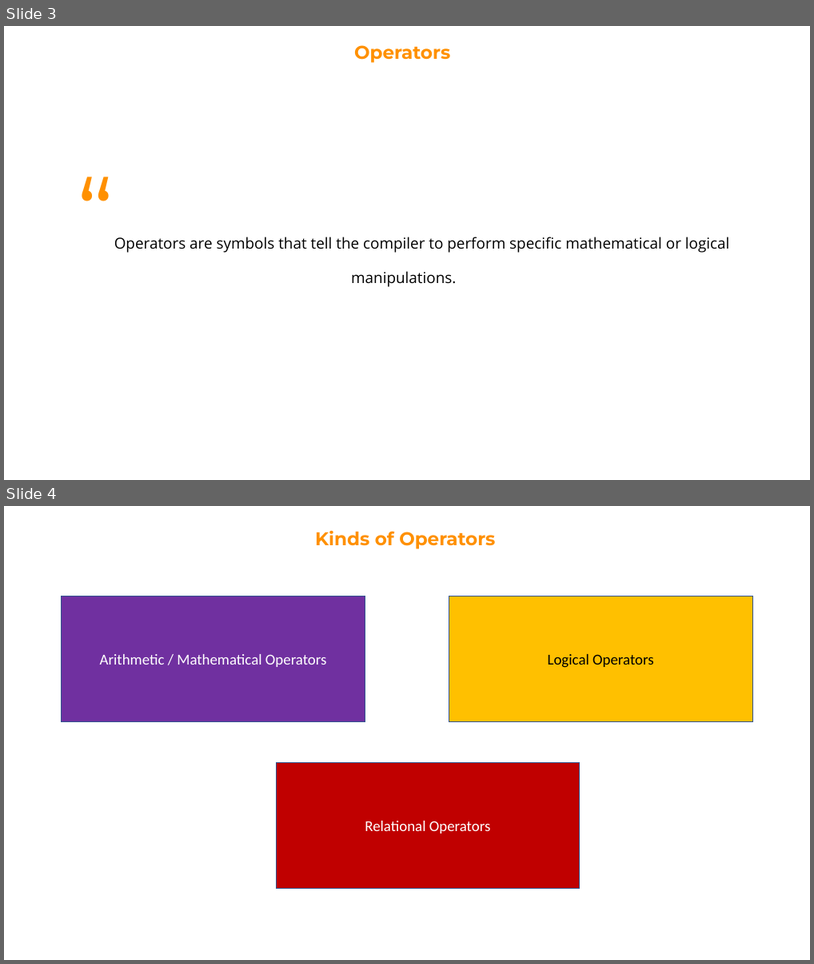
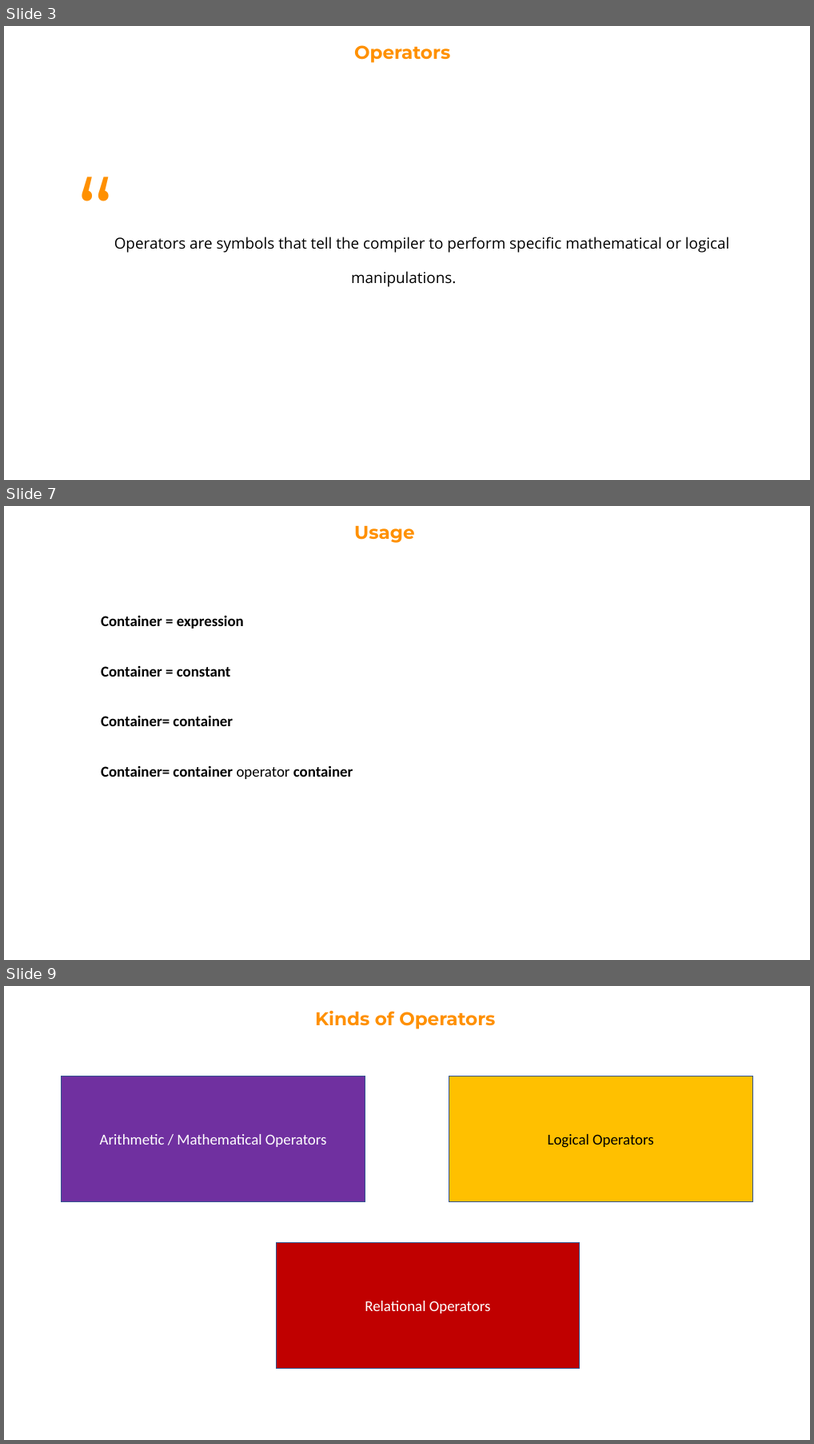
Before and after one commit to Robert-Doe/codeden, a slide deck: 3. Operators.pptx. Shown one above the other, each under a label of ours: slides 3 and 4 before the commit, slides 3, 7 and 9 after it; the slides between them are not shown. The pictures are 814x964 and 814x1444 pixels, drawn with LibreOffice and Linux fonts; fonts in the diff are those of the drawing. Boxes give left, top, right and bottom in pixels: in the first picture for what was removed or moved away, otherwise in the second. Text is boxed around its words. In the diff, an @@ line names an element or a change of style, - is before the commit and + after.

```diff
--- a/3. Operators.pptx
+++ b/3. Operators.pptx
@@ slide 7 added at (4, 506, 810, 960), background #FFFFFF @@
@@ text added at (354, 526, 414, 543), 22 pt, text #FF9000, bold @@
+Usage
@@ text added at (101, 616, 244, 628), 18 pt, text #000000, bold @@
+Container = expression
@@ text added at (101, 666, 231, 676), 18 pt, text #000000, bold @@
+Container = constant
@@ text added at (101, 715, 233, 726), 18 pt, text #000000, bold @@
+Container= container
@@ text added at (101, 765, 354, 779), 18 pt, text #000000, bold @@
+Container= container operator container
@@ what was slide 4 is now slide 9 @@
```
Also in this commit, not shown: 1 slide changed, 4 other slides added, 2 other files.
